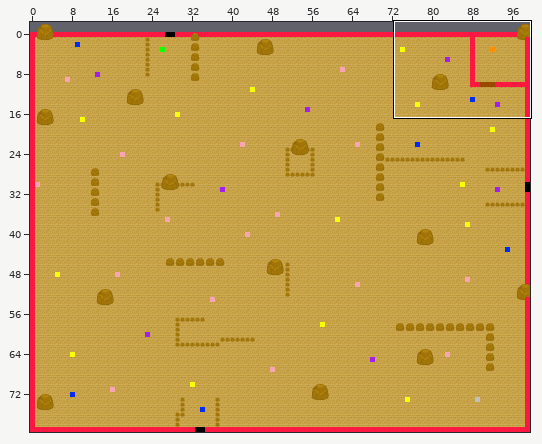
Tiled map: TiledMap/Ruin1/FloorInfo/ruin1_map_tiled_info.tmx. Above: a wide view before the commit, with the close-up outlined.
Close-up. Before the edit:
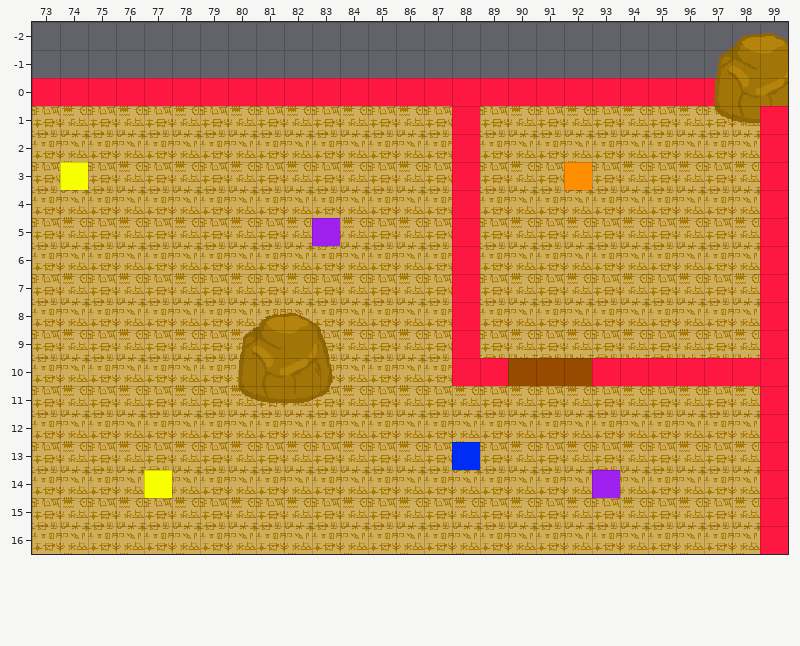
Cells are 32x32 px. Shown: x 73..99, y -2..16. The commit also changed other parts of the map, which this record leaves out.
After:
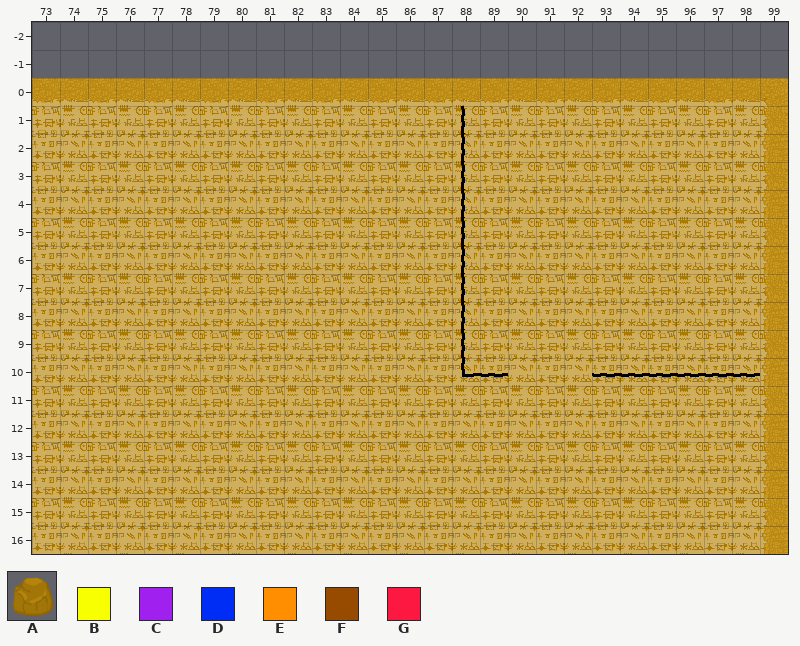
Key: from "ruin1_obstacles": A 3 "Rock_3_128_128", B 101 "YELLOW", C 102 "PURPLE", D 103 "BLUE", E 300 "ORANGE", F 500 "BROWN", G 1000 "RED".
_ is an empty cell, # one hidden under a higher layer.
Difference:
Layer "gate_and_border":
y 10: x 90..92 ### -> ___
Layer "ruin1_obstacles" (now hidden):
y 0: x 73..99 GGGGGGGGGGGGGGGGGGGGGGGGGGG -> ___________________________
y 1: x 88 G -> _; x 97 A -> _; x 99 G -> _
y 2: x 88 G -> _; x 99 G -> _
y 3: x 74 B -> _; x 88 G -> _; x 92 E -> _; x 99 G -> _
y 4: x 88 G -> _; x 99 G -> _
y 5: x 83 C -> _; x 88 G -> _; x 99 G -> _
y 6..9: x 88 G -> _; x 99 G -> _
y 10: x 88..99 GGFFFGGGGGGG -> ____________
y 11: x 80 A -> _; x 99 G -> _
y 12: x 99 G -> _
y 13: x 88 D -> _; x 99 G -> _
y 14: x 77 B -> _; x 93 C -> _; x 99 G -> _
y 15..16: x 99 G -> _
Pixel boxes of the changes (left, top, right, bottom) in both close-ups:
removed: (32, 33, 788, 554)
